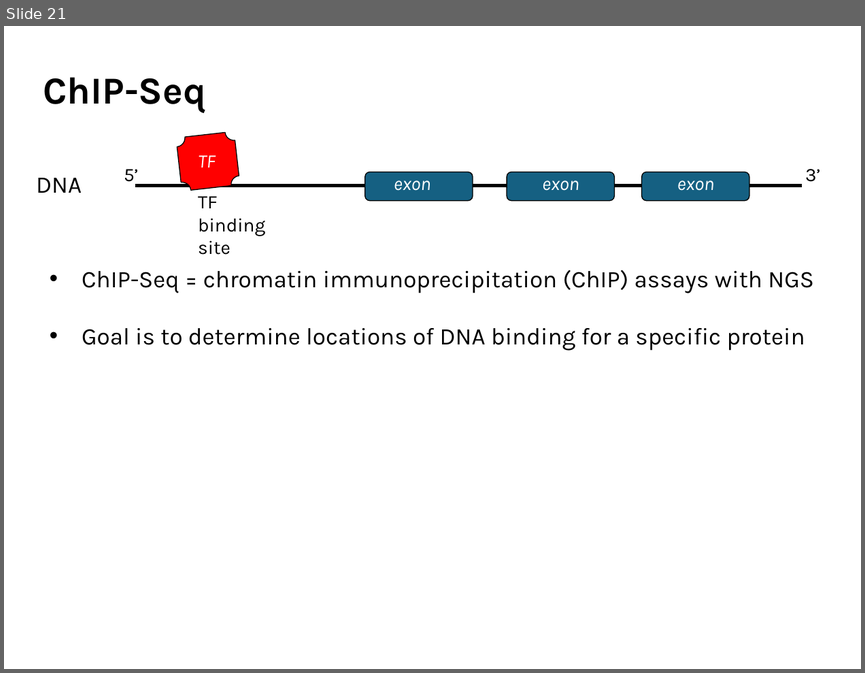
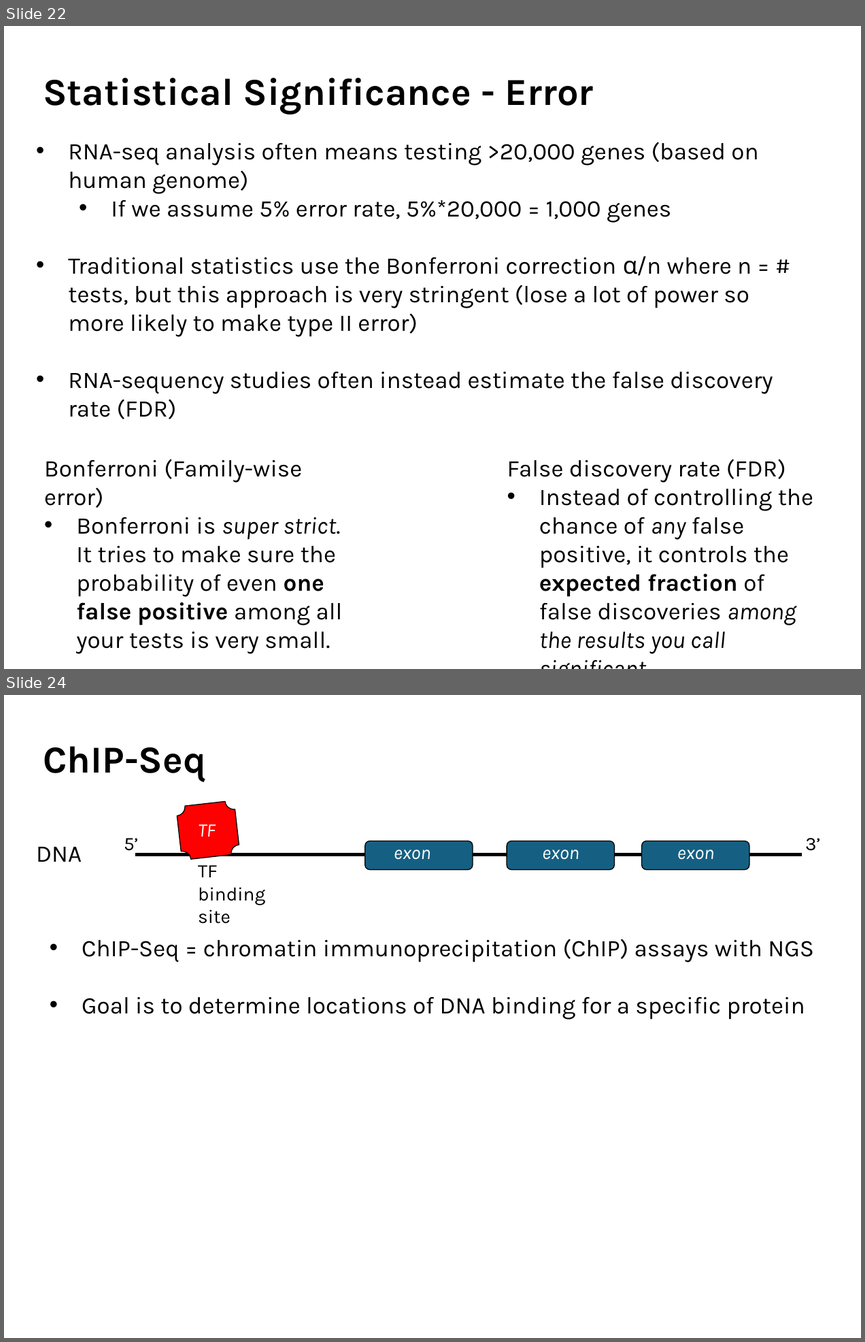
Before and after one commit to agmcarthur/Biochem-3BP3, a slide deck: Lectures/Lecture 9 - RNA-Seq.pptx. Shown one above the other, each under a label of ours: slide 21 before the commit, slides 22 and 24 after it; the slides between them are not shown. The pictures are 865x673 and 865x1342 pixels, drawn with LibreOffice and Linux fonts; fonts in the diff are those of the drawing. Boxes give left, top, right and bottom in pixels: in the first picture for what was removed or moved away, otherwise in the second. Text is boxed around its words. In the diff, an @@ line names an element or a change of style, - is before the commit and + after.

```diff
--- a/Lectures/Lecture 9 - RNA-Seq.pptx
+++ b/Lectures/Lecture 9 - RNA-Seq.pptx
@@ slide 22 added at <box>4,26,861,669</box>, background #FFFFFF @@
@@ title added at <box>43,78,593,114</box>, 32 pt, text #000000, bold @@
+Statistical Significance - Error
@@ text added at <box>68,142,772,419</box>, 20 pt, text #000000 @@
+• RNA-seq analysis often means testing >20,000 genes (based on human genome)
+  • If we assume 5% error rate, 5%*20,000 = 1,000 genes
+• Traditional statistics use the Bonferroni correction α/n where n = # tests, but this approach is very stringent (lose a lot of power so more likely to make type II error)
+• RNA-sequency studies often instead estimate the false discovery rate (FDR)
@@ text added at <box>44,458,343,654</box>, 20 pt, text #000000 @@
+Bonferroni (Family-wise error)
+• Bonferroni is super strict. It tries to make sure the probability of even one false positive among all your tests is very small.
@@ text added at <box>507,458,813,654</box>, 20 pt, text #000000 @@
+False discovery rate (FDR)
+• Instead of controlling the chance of any false positive, it controls the expected fraction of false discoveries among the results you call significant.
@@ what was slide 21 is now slide 24 @@
```
Also in this commit, not shown: 13 slides changed, 2 other slides added.
